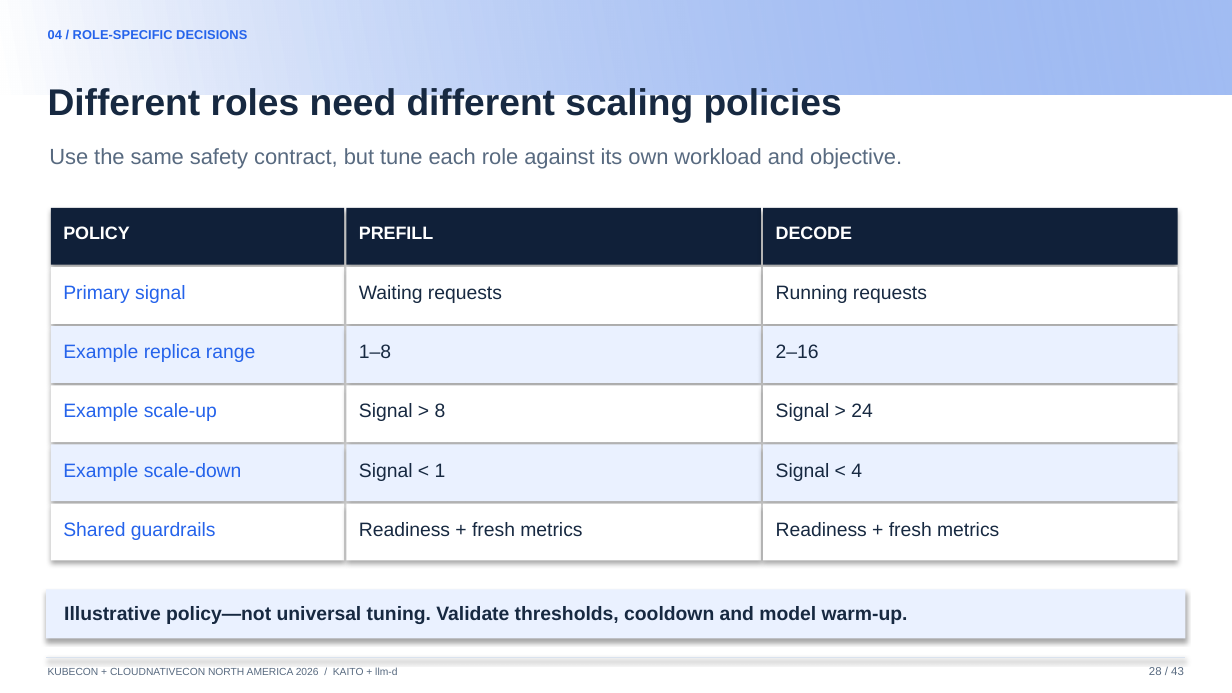
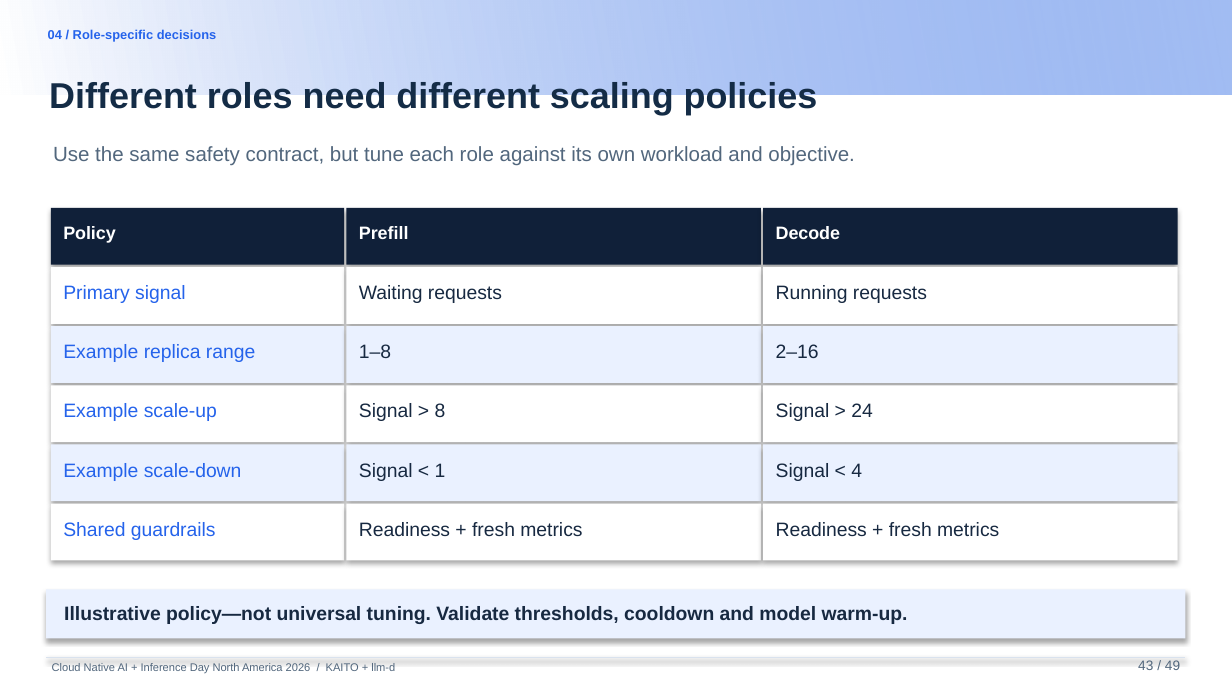
Before and after one commit to andyzhangx/demo, a slide deck: slide 43 of llm/pd-disaggregation/kubecon-na-2026-pd-disaggregation-kaito-llmd.pptx. Drawn at 1232x693 pixels with LibreOffice and Linux fonts; fonts in the diff are those of the drawing; background and template pictures are left out. Boxes give left, top, right and bottom in pixels: in the first picture for what was removed or moved away, otherwise in the second. Text is boxed around its words. In the diff, an @@ line names an element or a change of style, - is before the commit and + after.

```diff
--- a/llm/pd-disaggregation/kubecon-na-2026-pd-disaggregation-kaito-llmd.pptx
+++ b/llm/pd-disaggregation/kubecon-na-2026-pd-disaggregation-kaito-llmd.pptx
@@ text at (48,29,217,42): text changed @@
-04 / ROLE-SPECIFIC DECISIONS
+04 / Role-specific decisions
@@ text "Different roles need different scaling ..." at (49,82,818,115): size 21.8 to 21 pt, text colour #172941 to #142C46 @@
@@ text "Use the same safety contract, ..." at (53,146,855,166): size 12.8 to 12 pt, text colour #586A80 to #52677D @@
@@ text at (63,226,116,243): text changed @@
-POLICY
+Policy
@@ text at (359,226,409,239): text changed @@
-PREFILL
+Prefill
@@ text at (776,226,840,239): text changed @@
-DECODE
+Decode
@@ text at (52,663,395,673): text changed; size 6 to 6.5 pt; text colour #586A80 to #52677D @@
-KUBECON + CLOUDNATIVECON NORTH AMERICA 2026 / KAITO + llm-d
+Cloud Native AI + Inference Day North America 2026 / KAITO + llm-d
@@ text at (1138,660,1180,670): text changed; size 6.8 to 8 pt; text colour #586A80 to #52677D @@
-28 / 43
+43 / 49
```
Also in this commit, not shown: 40 other slides changed, 7 slides added, 7 slides removed.
